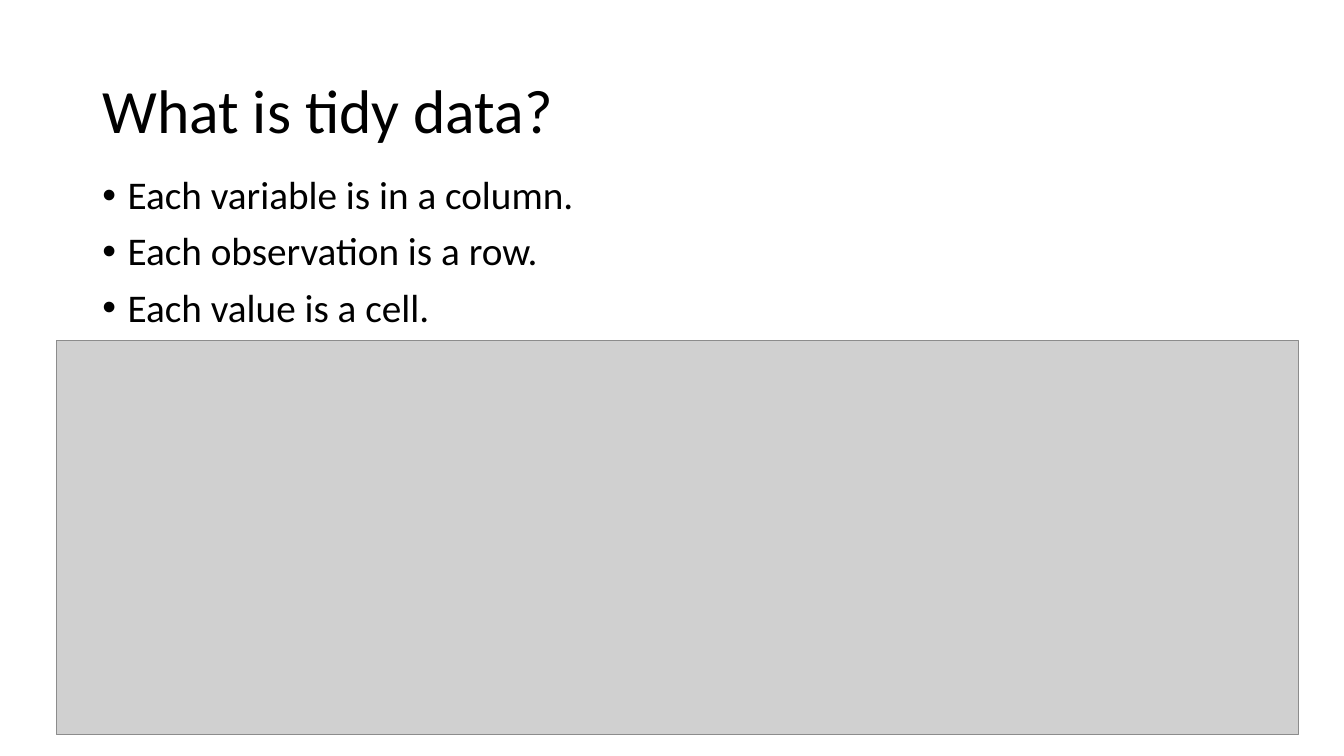
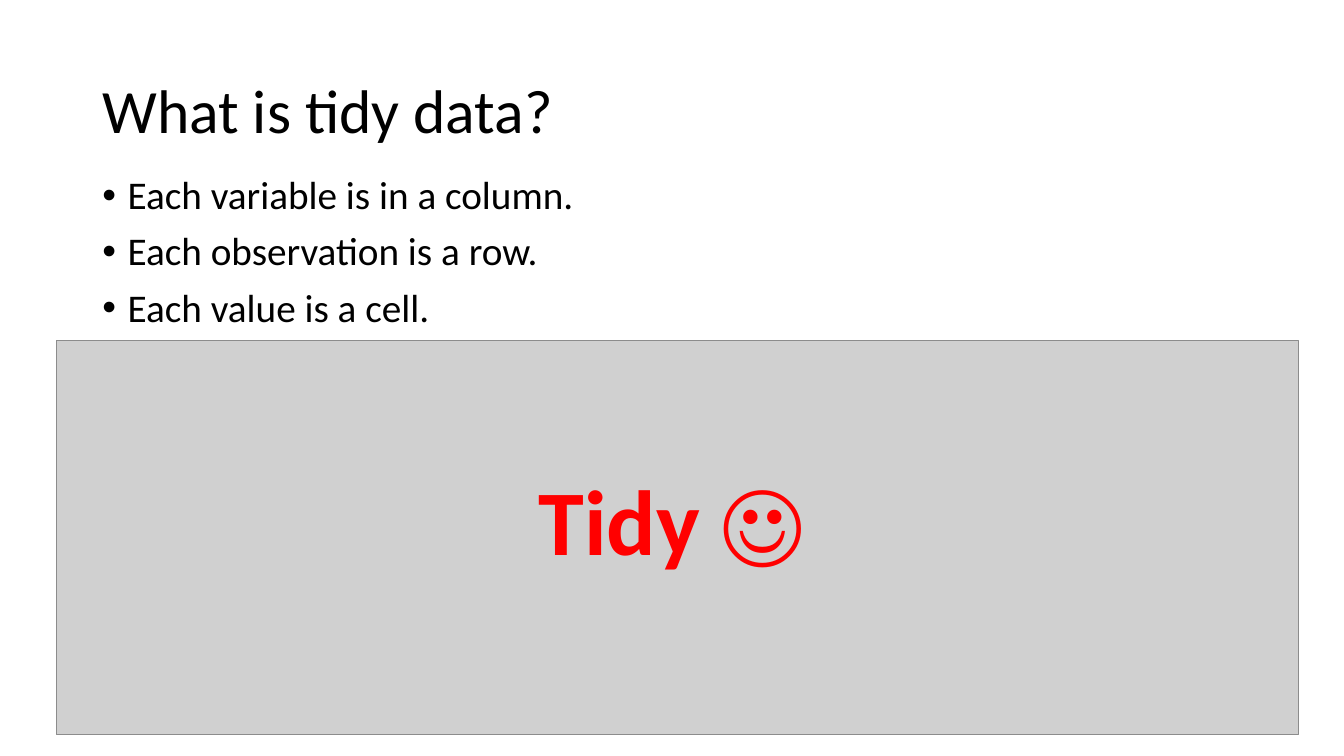
Before and after one commit to clward/tidyverseIntro, a slide deck: slide 14 of tidyverse.pptx. Drawn at 1344x756 pixels with LibreOffice and Linux fonts; fonts in the diff are those of the drawing; grey boxes stand for pictures. Boxes give left, top, right and bottom in pixels: in the first picture for what was removed or moved away, otherwise in the second. Text is boxed around its words. In the diff, an @@ line names an element or a change of style, - is before the commit and + after.

```diff
--- a/tidyverse.pptx
+++ b/tidyverse.pptx
@@ text added at [538,490,700,570], 66 pt, text #FF0000, bold @@
+Tidy ☺
```
Also in this commit, not shown: 2 other slides changed.
